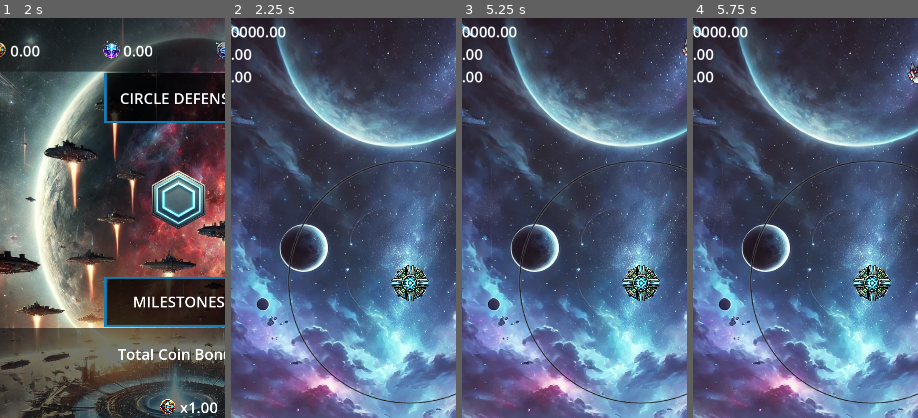
Above: before the commit, frames 1-4 (left to right).
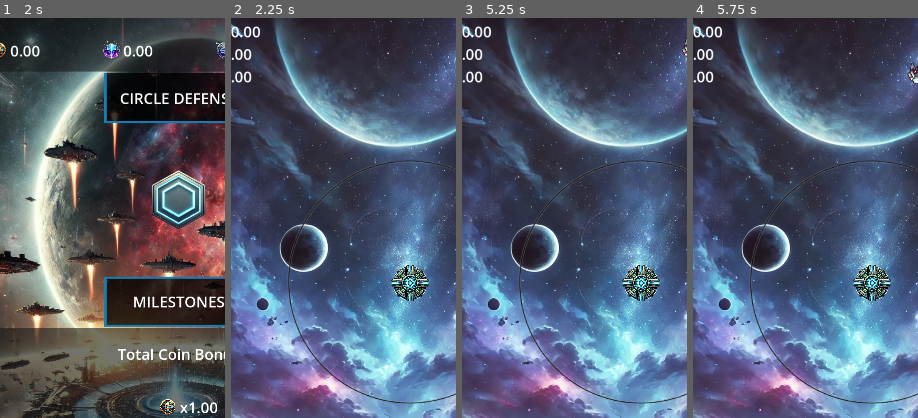
Above: after the commit, the same moments.

Repository: ascyrax/circle-defence
Game: Godot game, scene res://main.tscn
The game is run twice, just before and just after one commit, with the same random seed, the same clock (stepped at 60 frames per second) and the same inputs.
Inputs (mouse positions are % of the whole screen's width and height, from its top left):
- Up to frame 1 (2 s): click "<" at 0.5 s; click ">" at 1.25 s
- Up to frame 2 (2.25 s): click "BATTLE" at 2 s
- Up to frame 3 (5.25 s): tap Enter at 2.75 s; move the mouse to (72, 45) at 2.77 s; click (72, 45) at 2.92 s; move the mouse to (30, 55) at 3.52 s; click (30, 55) at 3.67 s; move the mouse to (60, 28) at 4.27 s; click (60, 28) at 4.42 s; move the mouse to (45, 70) at 5.02 s; click (45, 70) at 5.17 s
- Up to frame 4 (5.75 s): no input
The pictures show only the part of the screen within x 10-60%, y 3-53%; the shares and areas given below are measured in that part.

Frame 1 is identical in both runs. In frame 2, 0.4% of the frame differs, in the area x 3-25%, y 2-5%; in frame 3, 0.4%; in frame 4, 0.4%.

Commit message:
game data saved on device feature

Diff:
--- a/global_data.gd
+++ b/global_data.gd
@@ -1,10 +1,132 @@
 extends Node
 
+# GAME DATA SAVE & LOAD
+
+var _pathSave = "user://global_data.save"
+
+func _ready():
+	_load_game_data_from_file()
+
+func _notification(what: int) -> void:
+	if(what == NOTIFICATION_WM_GO_BACK_REQUEST || what == NOTIFICATION_WM_CLOSE_REQUEST):
+		_save_game_data_to_file()
+
+func _save_game_data_to_file():
+	# Open the file for writing
+	var file = FileAccess.open(_pathSave, FileAccess.WRITE)
+	if file:
+		var _gameStats = _create_json_object()
+		file.store_string(str(_gameStats))  # Convert the variable to a string
+		print("Data saved successfully")
+	else:
+		print("Failed to save data")
+
+# Load data from a file
+func _load_game_data_from_file():
+	# Check if the file exists
+	if FileAccess.file_exists(_pathSave):
+		# Open the file for reading
+		var file = FileAccess.open(_pathSave, FileAccess.READ)
+		if file:
+			var content = file.get_as_text() as String
+			_copy_loaded_data_to_corresponding_variables(content)
+		else:
+			print("Failed to open file for reading")
+	else:
+		print("Save file does not exist")
+
+func _create_json_object():
+	var _gameStats = {}
+	_gameStats._initialCoinValue            = _coinValue
+	_gameStats._initialCashValue            = _initialCashValue
+	_gameStats._initialHighestWave          = _initialHighestWave
+	_gameStats._initialDamage               = _initialDamage
+	_gameStats._initialAttackSpeed          = _initialAttackSpeed
+	_gameStats._initialCriticalChance       = _initialCriticalChance
+	_gameStats._initialCriticalFactor       = _initialCriticalFactor
+	_gameStats._initialRange                = _initialRange
+	_gameStats._initialDamagePerMeter       = _initialDamagePerMeter
+	_gameStats._initialDamageUC             = _initialDamageUC
+	_gameStats._initialAttackSpeedUC        = _initialAttackSpeedUC
+	_gameStats._initialCriticalChanceUC     = _initialCriticalChanceUC
+	_gameStats._initialCriticalFactorUC     = _initialCriticalFactorUC
+	_gameStats._initialRangeUC              = _initialRangeUC
+	_gameStats._initialDamagePerMeterUC     = _initialDamagePerMeterUC
+
+	_gameStats._initialHealth               = _initialHealth
+	_gameStats._initialHealthRegeneration   = _initialHealthRegeneration
+	_gameStats._initialDefensePercentage    = _initialDefensePercentage
+	_gameStats._initialDefenseAbsolute      = _initialDefenseAbsolute
+	_gameStats._initialHealthUC             = _initialHealthUC
+	_gameStats._initialHealthRegenerationUC = _initialHealthRegenerationUC
+	_gameStats._initialDefensePercentageUC  = _initialDefensePercentageUC
+	_gameStats._initialDefenseAbsoluteUC    = _initialDefenseAbsoluteUC
+
+	_gameStats._initialCashBonus            = _initialCashBonus
+	_gameStats._initialCashPerWave          = _initialCashPerWave
+	_gameStats._initialCoinsPerKillBonus    = _initialCoinsPerKillBonus
+	_gameStats._initialCoinsPerWave         = _initialCoinsPerWave
+
+	_gameStats._initialCashBonusUC          = _initialCashBonusUC
+	_gameStats._initialCashPerWaveUC        = _initialCashPerWaveUC
+	_gameStats._initialCoinsPerKillBonusUC  = _initialCoinsPerKillBonusUC
+	_gameStats._initialCoinsPerWaveUC       = _initialCoinsPerWaveUC
+
+	return _gameStats
+
+func _copy_loaded_data_to_corresponding_variables(content: String):
+	var _gameStats = JSON.parse_string(content)
+	_initialCoinValue = _gameStats._initialCoinValue
+	_initialCashValue = _gameStats._initialCashValue
+	_initialHighestWave = _gameStats._initialHighestWave
+	_initialDamage              = _gameStats._initialDamage
+	_initialAttackSpeed              = _gameStats._initialAttackSpeed
+	_initialCriticalChance              = _gameStats._initialCriticalChance
+	_initialCriticalFactor              = _gameStats._initialCriticalFactor
+	_initialRange               = _gameStats._initialRange
+	_initialDamagePerMeter              = _gameStats._initialDamagePerMeter
+	_initialDamageUC               = _gameStats._initialDamageUC
+	_initialAttackSpeedUC               = _gameStats._initialAttackSpeedUC
+	_initialCriticalChanceUC               = _gameStats._initialCriticalChanceUC
+	_initialCriticalFactorUC               = _gameStats._initialCriticalFactorUC
+	_initialRangeUC               = _gameStats._initialRangeUC
+	_initialDamagePerMeterUC               = _gameStats._initialDamagePerMeterUC
+
+	_initialHealth               = _gameStats._initialHealth
+	_initialHealthRegeneration              = _gameStats._initialHealthRegeneration
+	_initialDefensePercentage              = _gameStats._initialDefensePercentage
+	_initialDefenseAbsolute              = _gameStats._initialDefenseAbsolute
+	_initialHealthUC               = _gameStats._initialHealthUC
+	_initialHealthRegenerationUC               = _gameStats._initialHealthRegenerationUC
+	_initialDefensePercentageUC               = _gameStats._initialDefensePercentageUC
+	_initialDefenseAbsoluteUC               = _gameStats._initialDefenseAbsoluteUC
+
+	_initialCashBonus              = _gameStats._initialCashBonus
+	_initialCashPerWave               = _gameStats._initialCashPerWave
+	_initialCoinsPerKillBonus              = _gameStats._initialCoinsPerKillBonus
+	_initialCoinsPerWave              = _gameStats._initialCoinsPerWave
+
+	_initialCashBonusUC               = _gameStats._initialCashBonusUC
+	_initialCashPerWaveUC               = _gameStats._initialCashPerWaveUC
+	_initialCoinsPerKillBonusUC               = _gameStats._initialCoinsPerKillBonusUC
+	_initialCoinsPerWaveUC              = _gameStats._initialCoinsPerWaveUC
+
+	_update_game_data_from_save_file()
+
+
+
+
+
+
+
+
+
+
 
 # RESOURCES
 
-const _initialCashValue  = 10000.0 # during wave 1 start
-const _initialCoinValue  = 0.0 # during game start
+var _initialCashValue  = 10.0 # during wave 1 start
+var _initialCoinValue  = 0.0 # during game start
 
 var _cashValue = _initialCashValue
 var _coinValue = _initialCoinValue
@@ -12,7 +134,7 @@
 
 # WAVE
 const _initialWaveNumber = 1.0
-const _initialHighestWave = 0.0
+var _initialHighestWave = 0.0
 const _baseEnemySpawnPerWave = 10.0
 
 var _waveNumber = _initialWaveNumber
@@ -159,6 +281,12 @@
 
 
 
+func _update_game_data_from_save_file():
+	#resources
+	_coinValue = _initialCoinValue
+	_highestWave = _initialHighestWave
+
+	coin_value_updated.emit(_coinValue)
 
 
 func reset_game_play_values():
